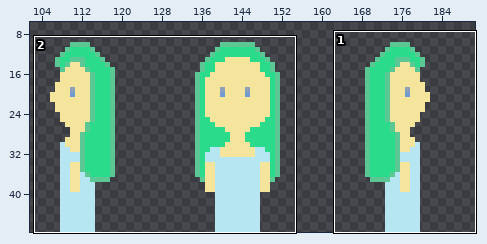
Edited in one commit: sprite sheet (assets/dude.png). Above: a wide view before the commit, with the close-up outlined.
Close-up. Old version:
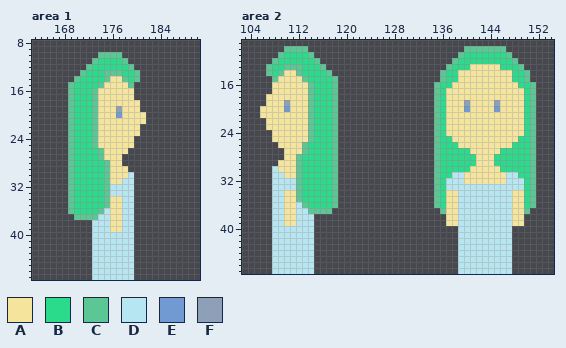
The file is 288x48 pixels. Shown: area 1: x 163..190, y 8..47; area 2: x 103..154, y 9..47. The wide view leaves out empty margins.
Palette (. is transparent): A #f5e49c  B #2adb8b  C #5ac794  D #b6e6f2  E #709ad1  F #8da0b8
And afterwards:
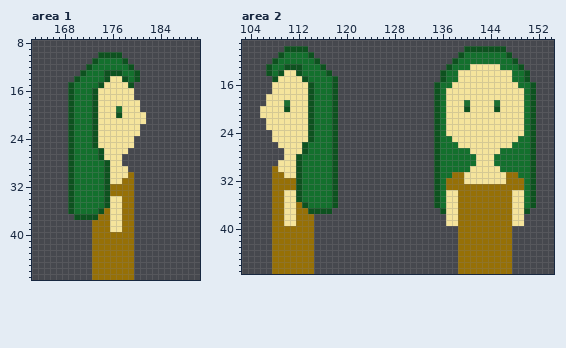
What changed:
colour B: #2adb8b -> #13702d
colour C: #5ac794 -> #0d521f
colour D: #b6e6f2 -> #967006
colour F: #8da0b8 -> #1c7031
Changed rows in their new state; - is a pixel that keeps its letter.
Area 1:
first column x 177:
20 C
Area 2:
first column x 110:
20 C-----------------------------C----C
